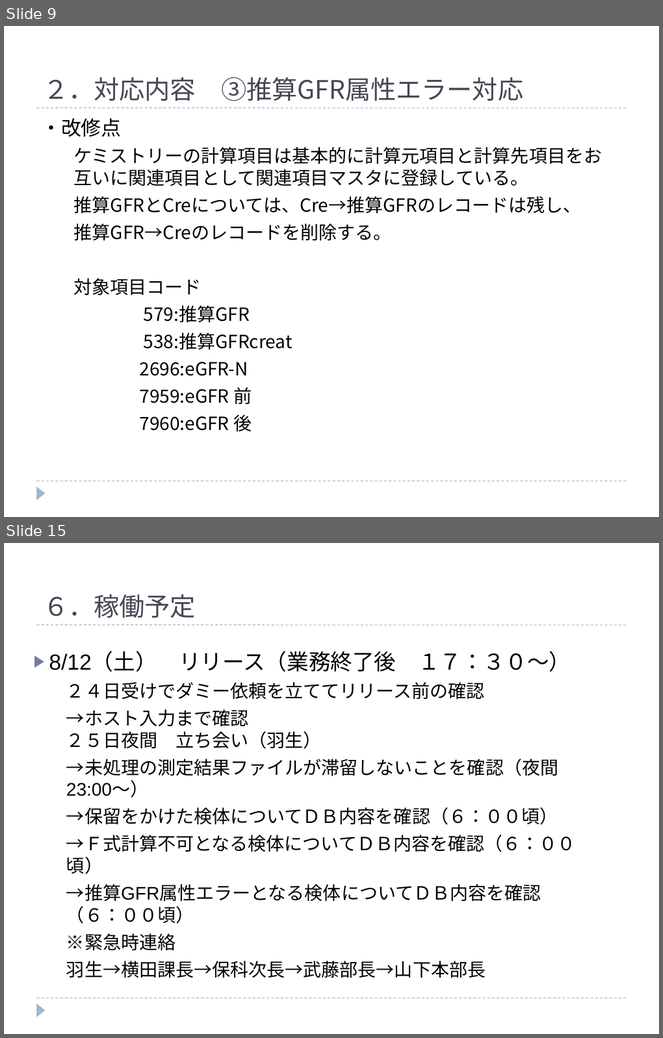
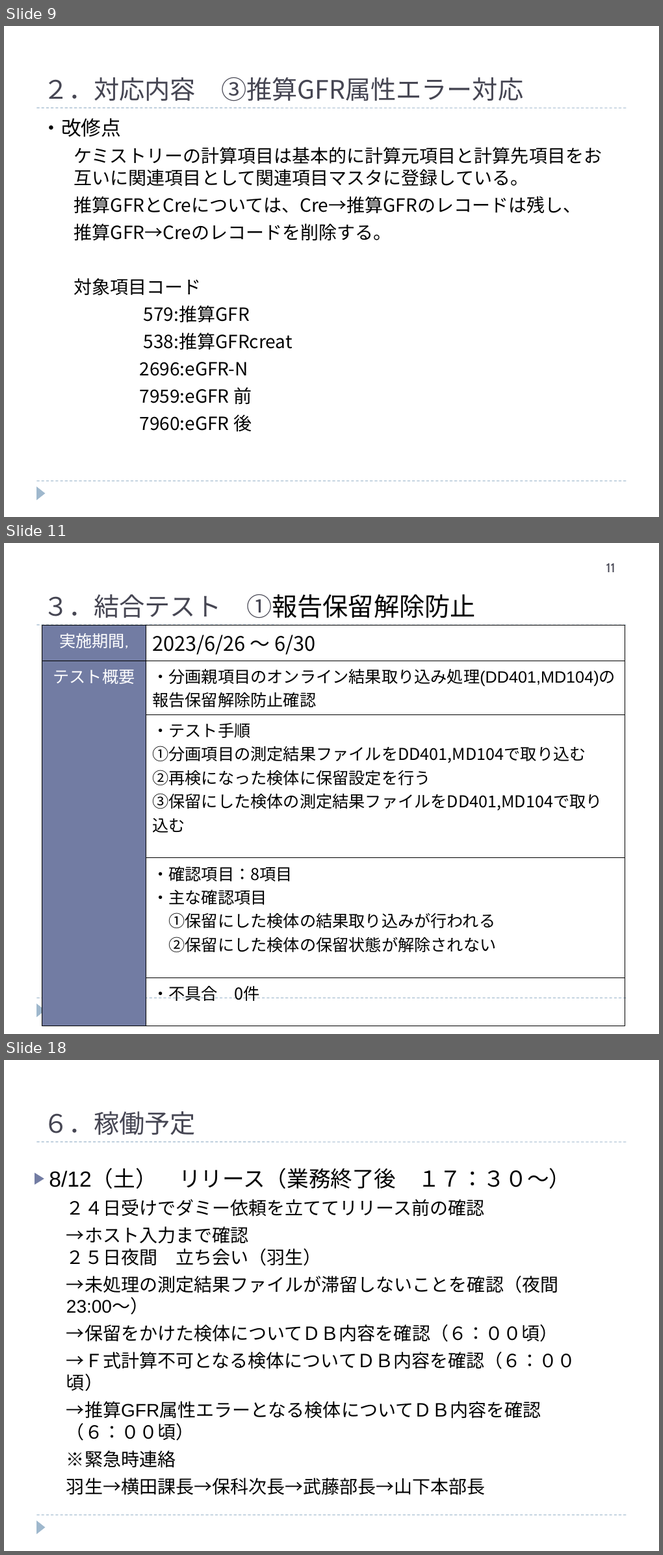
Before and after one commit to hanyutatsuya/Chemistory, a slide deck: 次期システム対応/レビュー2/ケミストリー次期先行対応_20230807.ppt. Shown one above the other, each under a label of ours: slides 9 and 15 before the commit, slides 9, 11 and 18 after it; the slides between them are not shown. The pictures are 663x1038 and 663x1555 pixels, drawn with LibreOffice and Linux fonts; fonts in the diff are those of the drawing. Boxes give left, top, right and bottom in pixels: in the first picture for what was removed or moved away, otherwise in the second. Text is boxed around its words. In the diff, an @@ line names an element or a change of style, - is before the commit and + after.

```diff
--- a/次期システム対応/レビュー2/ケミストリー次期先行対応_20230807.ppt
+++ b/次期システム対応/レビュー2/ケミストリー次期先行対応_20230807.ppt
@@ slide 11 added at [4,543,659,1034], background #FFFFFF; not listed: 3 template elements that a slide beside it also shows @@
@@ page number added at [607,563,616,572], 14 pt, text #464653 @@
+11
@@ text added at [43,594,475,618], 28 pt, text #464653 @@
+３．結合テスト ①報告保留解除防止
@@ table added at [42,625,625,1004], 5 rows, 2 columns @@
+実施期間, | 2023/6/26 ～ 6/30
+テスト概要 | ・分画親項目のオンライン結果取り込み処理(DD401,MD104)の報告保留解除防止確認
+ | ・テスト手順 / ①分画項目の測定結果ファイルをDD401,MD104で取り込む / ②再検になった検体に保留設定を行う / ③保留にした検体の測定結果ファイルをDD401,MD104で取り込む
+ | ・確認項目：8項目 / ・主な確認項目 / ①保留にした検体の結果取り込みが行われる / ②保留にした検体の保留状態が解除されない
+ | ・不具合 0件
@@ what was slide 15 is now slide 18 @@
```
Also in this commit, not shown: 5 slides changed, 2 other slides added, 33 other files.
